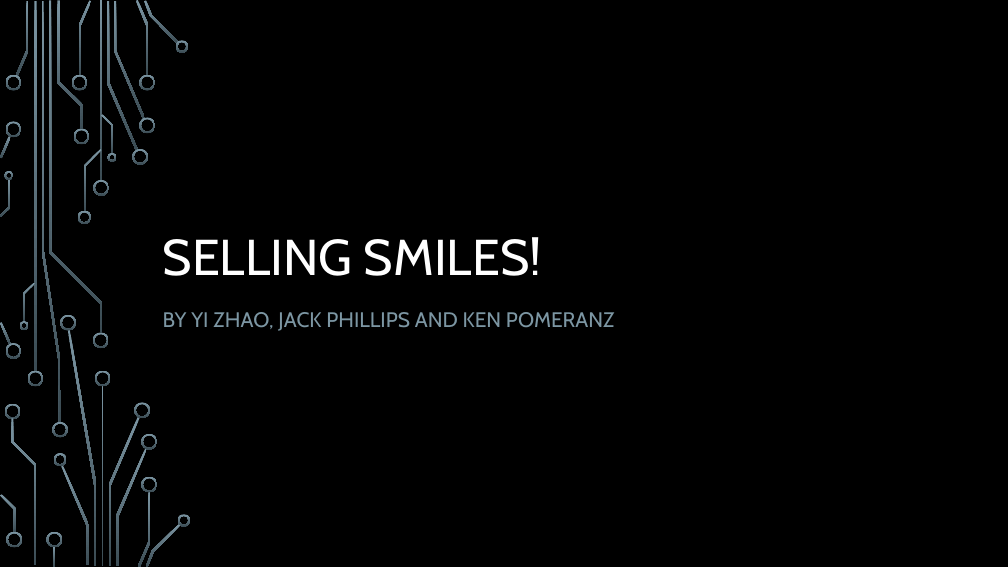
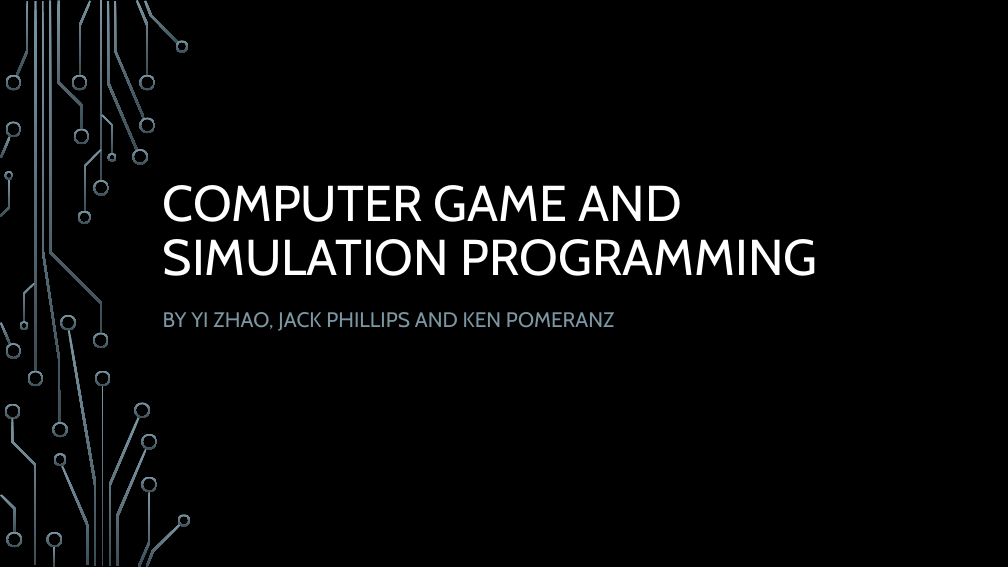
Before and after one commit to MHSCSClub/FBLA_GameSimulation_2014, a slide deck: slide 1 of Powerpoint.pptx. Drawn at 1008x567 pixels with LibreOffice and Linux fonts; fonts in the diff are those of the drawing; background and template pictures are left out. Boxes give left, top, right and bottom in pixels: in the first picture for what was removed or moved away, otherwise in the second. Text is boxed around its words. In the diff, an @@ line names an element or a change of style, - is before the commit and + after.

```diff
--- a/Powerpoint.pptx
+++ b/Powerpoint.pptx
@@ title at (163,185,817,276): text changed @@
-SELLING SMILES!
+COMPUTER GAME AND SIMULATION PROGRAMMING
```
Also in this commit, not shown: 4 other slides changed, 1 slide added, 1 slide removed.
